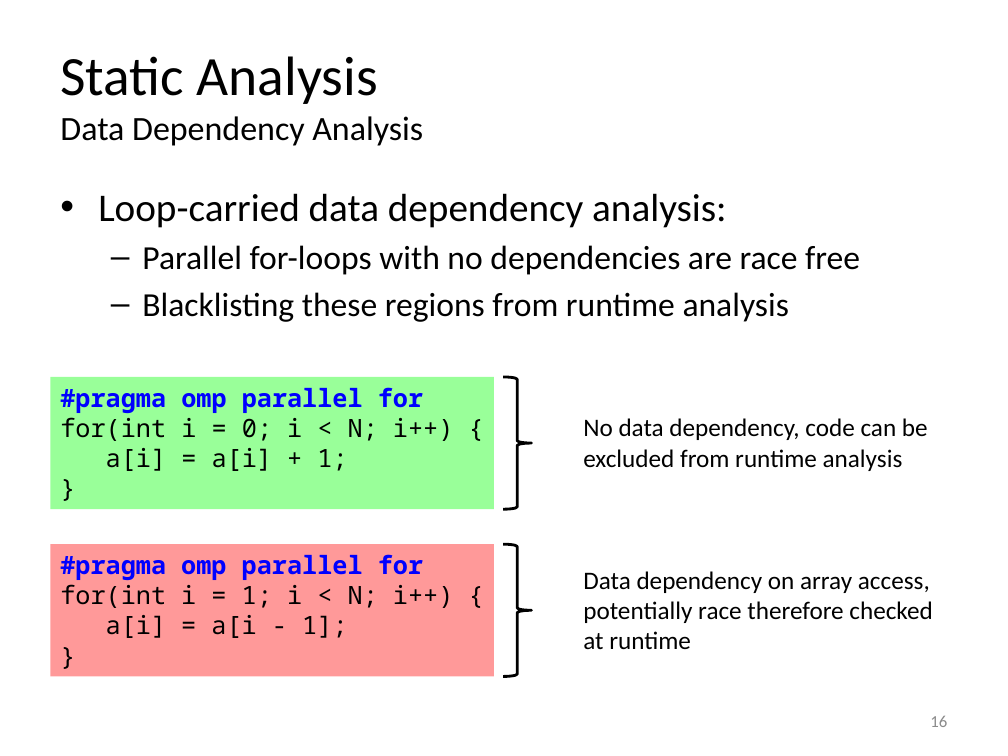
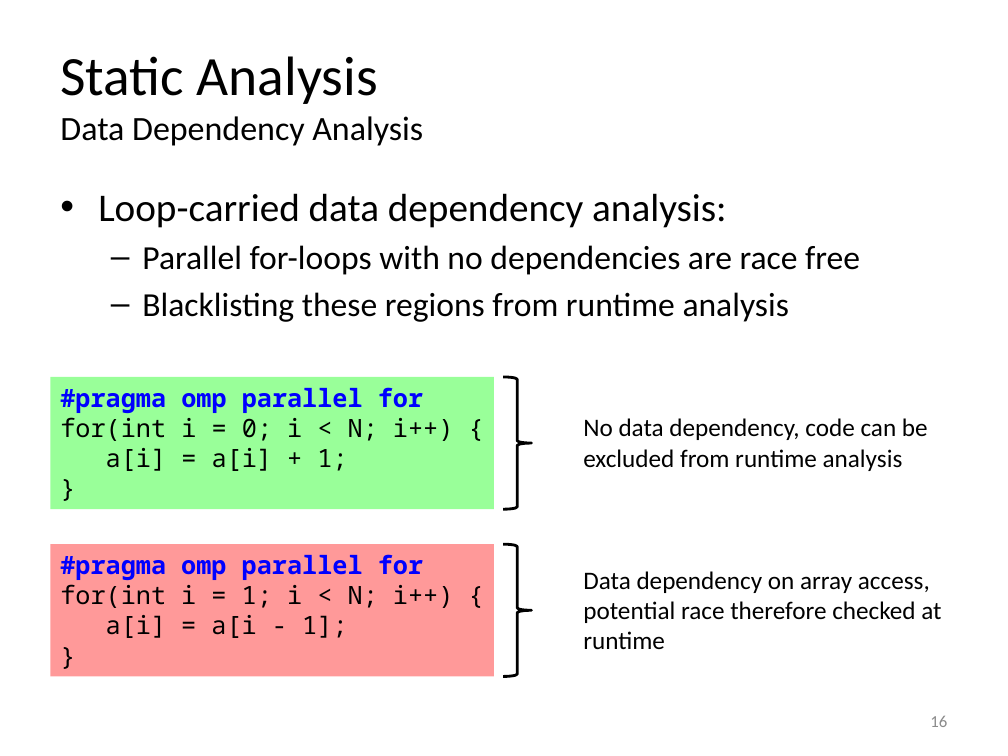
Before and after one commit to simoatze/oral_qualifier, a slide deck: slide 16 of presentation/presentation.pptx. Drawn at 1008x756 pixels with LibreOffice and Linux fonts; fonts in the diff are those of the drawing. Boxes give left, top, right and bottom in pixels: in the first picture for what was removed or moved away, otherwise in the second. Text is boxed around its words. In the diff, an @@ line names an element or a change of style, - is before the commit and + after.

```diff
--- a/presentation/presentation.pptx
+++ b/presentation/presentation.pptx
@@ text at (583, 571, 941, 650): text changed @@
-Data dependency on array access, potentially race therefore checked at runtime
+Data dependency on array access, potential race therefore checked at runtime
```
Also in this commit, not shown: 3 other slides changed, 1 other file.
